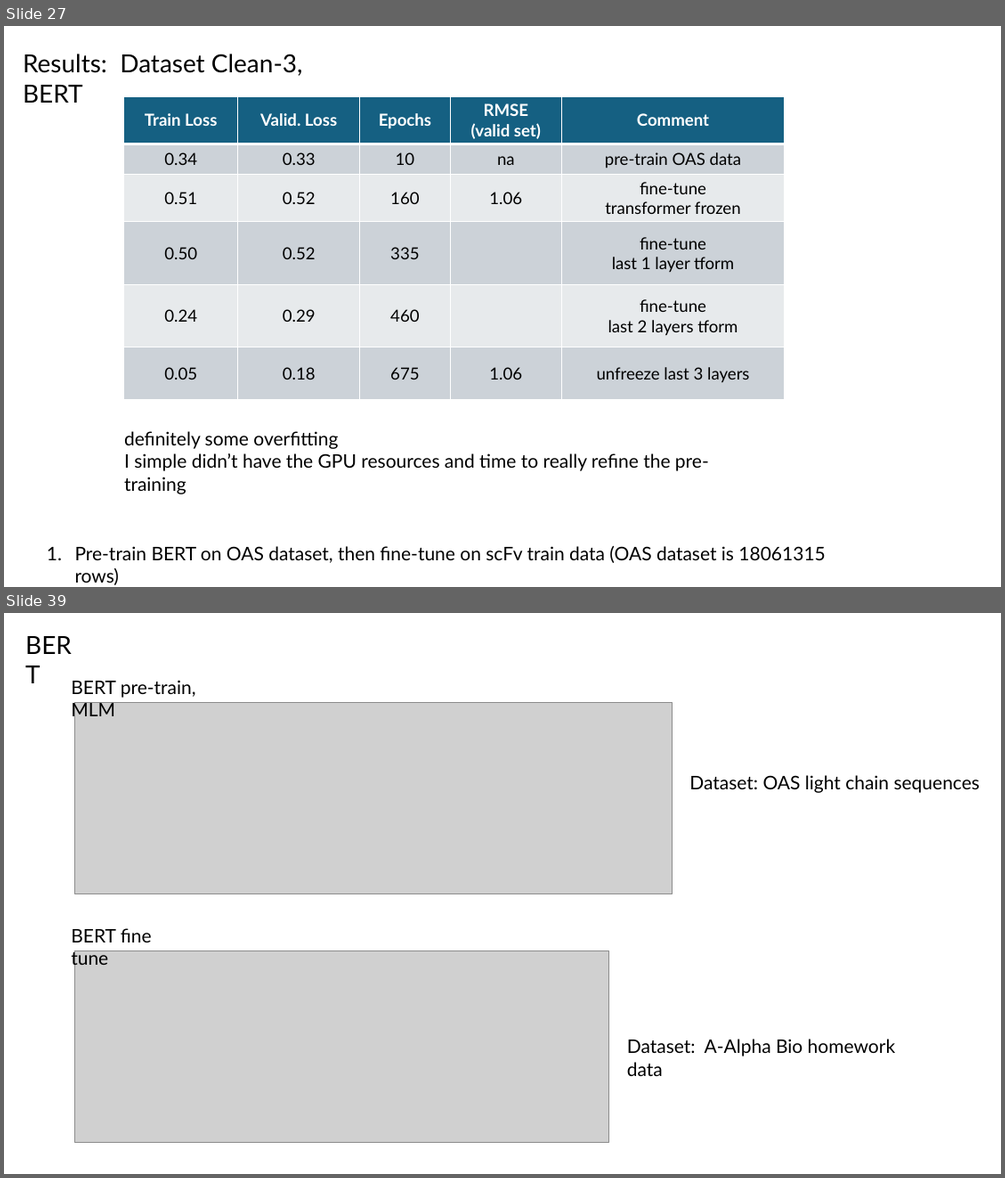
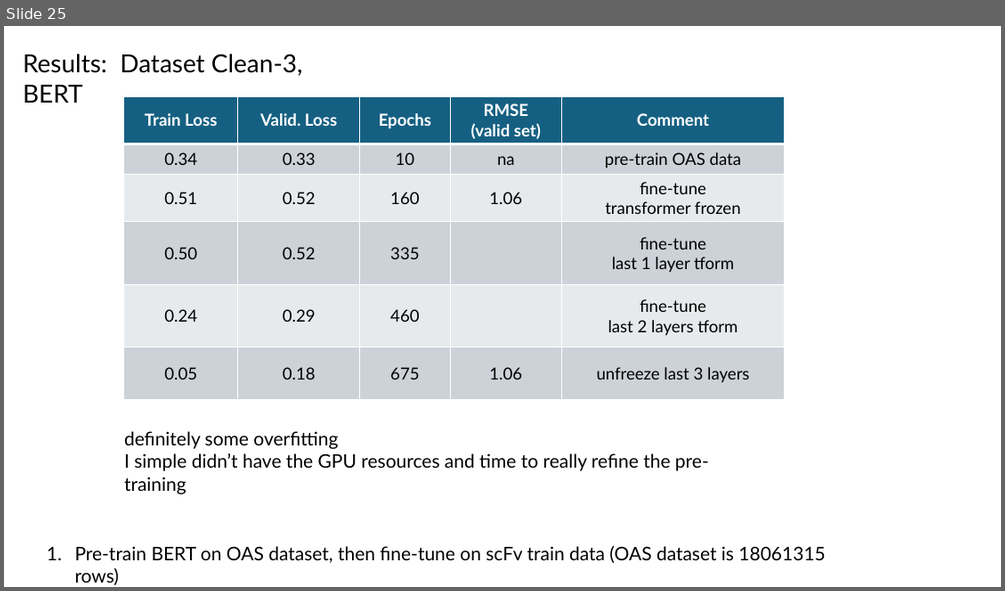
Before and after one commit to planaria158/BERT-antibody-antigen-binding-energy, a slide deck: Homework-aAlphaBio.pptx. Shown one above the other, each under a label of ours: slides 27 and 39 before the commit, slide 25 after it; the slides between them are not shown. The pictures are 1005x1178 and 1005x591 pixels, drawn with LibreOffice and Linux fonts; fonts in the diff are those of the drawing; grey boxes stand for pictures. Boxes give left, top, right and bottom in pixels: in the first picture for what was removed or moved away, otherwise in the second. Text is boxed around its words. In the diff, an @@ line names an element or a change of style, - is before the commit and + after.

```diff
--- a/Homework-aAlphaBio.pptx
+++ b/Homework-aAlphaBio.pptx
@@ slide 39 removed at (4, 613, 1001, 1174), background #FFFFFF @@
@@ text removed at (71, 681, 116, 694) @@
-BERT
@@ text removed at (71, 680, 196, 721) @@
-BERT pre-train, MLM
@@ picture removed at (74, 703, 672, 893) @@
@@ text removed at (689, 775, 979, 793) @@
-Dataset: OAS light chain sequences
@@ text removed at (71, 928, 152, 969) @@
-BERT fine tune
@@ picture removed at (74, 951, 609, 1142) @@
@@ text removed at (627, 1038, 895, 1076) @@
-Dataset: A-Alpha Bio homework data
@@ what was slide 27 is now slide 25 @@
```
Also in this commit, not shown: 2 slides changed, 1 slide added, 24 other slides removed.
